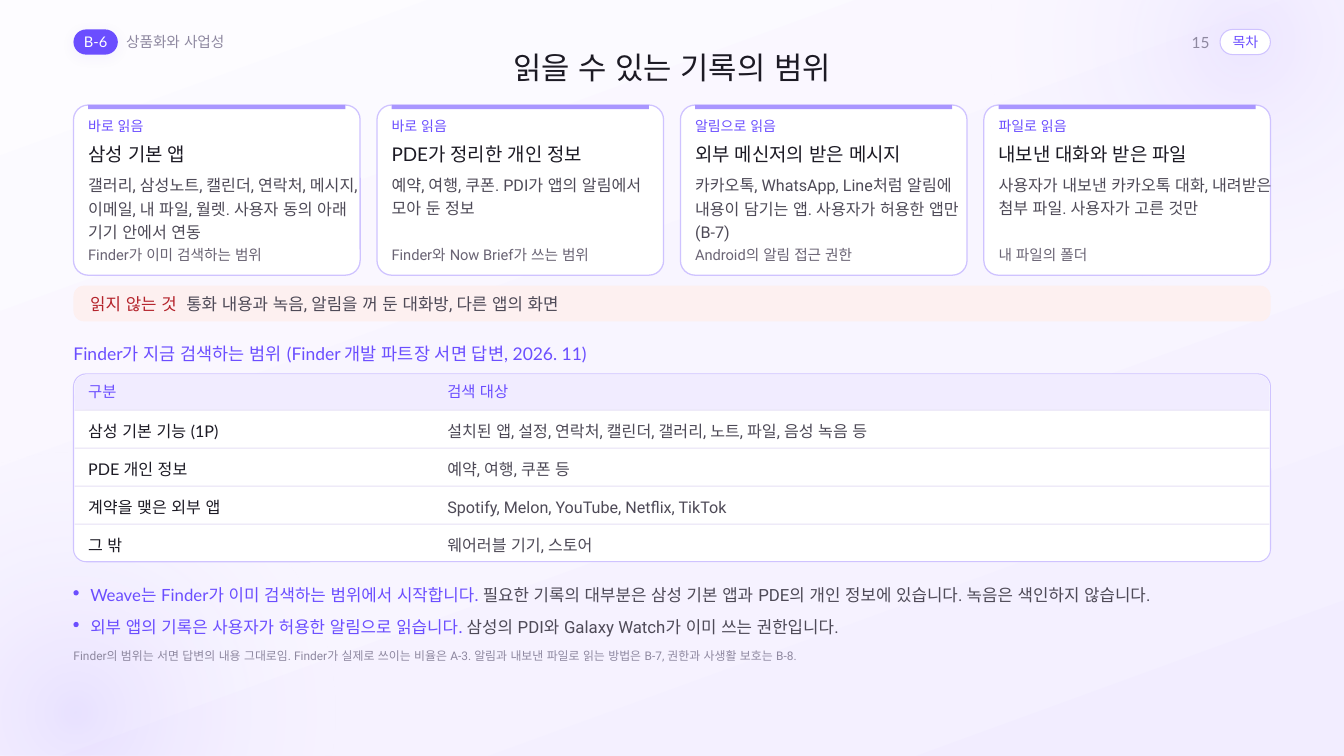
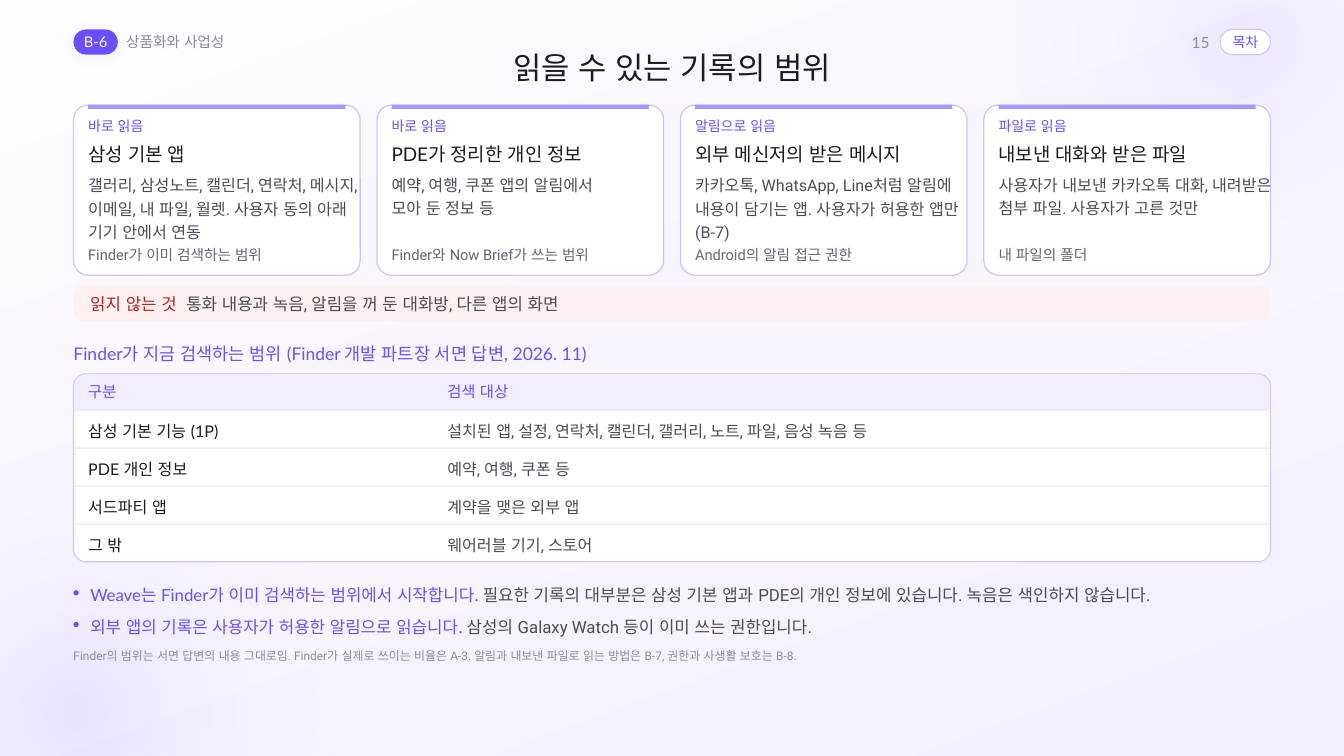
Before and after one commit to gnueaj/t3, a slide deck: slide 15 of weave/결선준비/통합본_Claude/Weave_Appendix_Claude.pptx. Drawn at 1344x756 pixels with LibreOffice and Linux fonts; fonts in the diff are those of the drawing. Boxes give left, top, right and bottom in pixels: in the first picture for what was removed or moved away, otherwise in the second. Text is boxed around its words. In the diff, an @@ line names an element or a change of style, - is before the commit and + after.

```diff
--- a/weave/결선준비/통합본_Claude/Weave_Appendix_Claude.pptx
+++ b/weave/결선준비/통합본_Claude/Weave_Appendix_Claude.pptx
@@ text at box(392, 177, 593, 216): text changed @@
-예약, 여행, 쿠폰. PDI가 앱의 알림에서
-모아 둔 정보
+예약, 여행, 쿠폰 앱의 알림에서
+모아 둔 정보 등
@@ text at box(88, 499, 167, 515): text changed @@
-계약을 맺은 외부 앱
+서드파티 앱
@@ text at box(447, 499, 580, 515): text changed @@
-Spotify, Melon, YouTube, Netflix, TikTok
+계약을 맺은 외부 앱
@@ text at box(90, 619, 812, 637): text changed @@
-외부 앱의 기록은 사용자가 허용한 알림으로 읽습니다. 삼성의 PDI와 Galaxy Watch가 이미 쓰는 권한입니다.
+외부 앱의 기록은 사용자가 허용한 알림으로 읽습니다. 삼성의 Galaxy Watch 등이 이미 쓰는 권한입니다.
```
Also in this commit, not shown: 6 other files.
